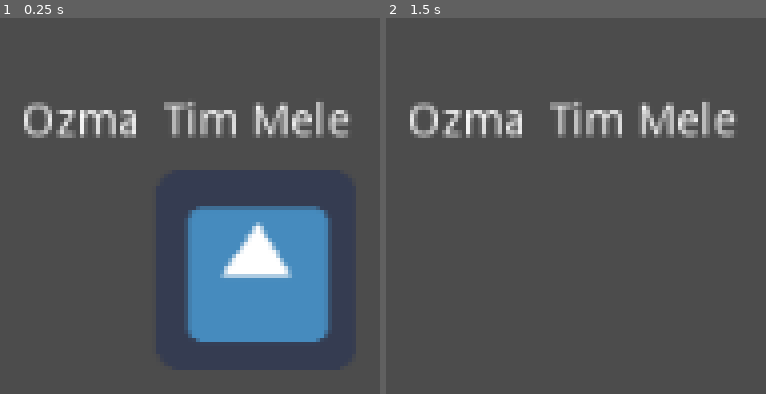
Above: before the commit, frames 1-2 (left to right).
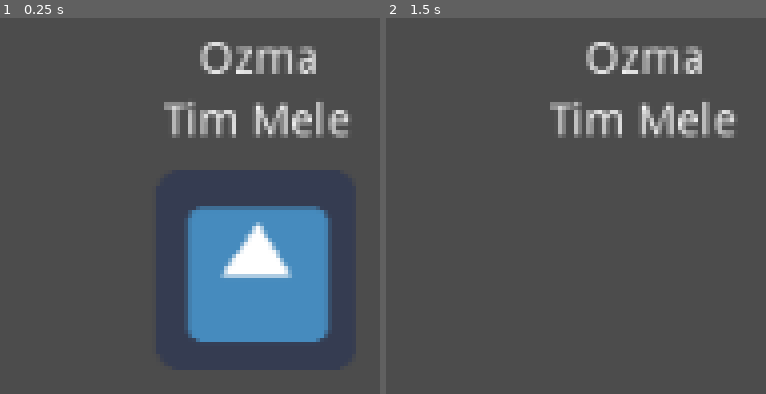
Above: after the commit, the same moments.

Repository: TeamRITZ/Timer-Example
Game: Godot game, scene res://TimerExample.tscn
Two runs of this game, one before a commit and one after it. Both use one fixed random seed, a clock stepped at 60 frames per second and the inputs below. The engine's default icon, where the game draws it, is replaced by a stand-in: a white triangle on a blue panel in a dark square.
Inputs:
- Up to frame 1 (0.25 s): no input
- Up to frame 2 (1.5 s): tap Enter at 0.5 s; tap Space at 1.25 s

The runs differ from the first frame. In frame 1, 2.8% of the frame differs, in the area x 6-84%, y 6-32%; in frame 2, 2.8%.

Commit message:
Ozma Label

Diff:
--- a/TimerExample.tscn
+++ b/TimerExample.tscn
@@ -13,7 +13,7 @@
 position = Vector2( 97.4321, 82.0643 )
 texture = ExtResource( 1 )
 
-[node name="Label" type="Label" parent="."]
+[node name="Tim Name" type="Label" parent="."]
 margin_left = 67.6477
 margin_top = 28.3013
 margin_right = 127.648
@@ -23,11 +23,11 @@
 "_edit_use_anchors_": false
 }
 
-[node name="Label2" type="Label" parent="."]
-margin_left = 21.8992
-margin_top = 27.7389
-margin_right = 61.8992
-margin_bottom = 41.7389
+[node name="Ozma Label" type="Label" parent="."]
+margin_left = 78.837
+margin_top = 8.17569
+margin_right = 118.837
+margin_bottom = 22.1757
 text = "Ozma"
 __meta__ = {
 "_edit_use_anchors_": false
